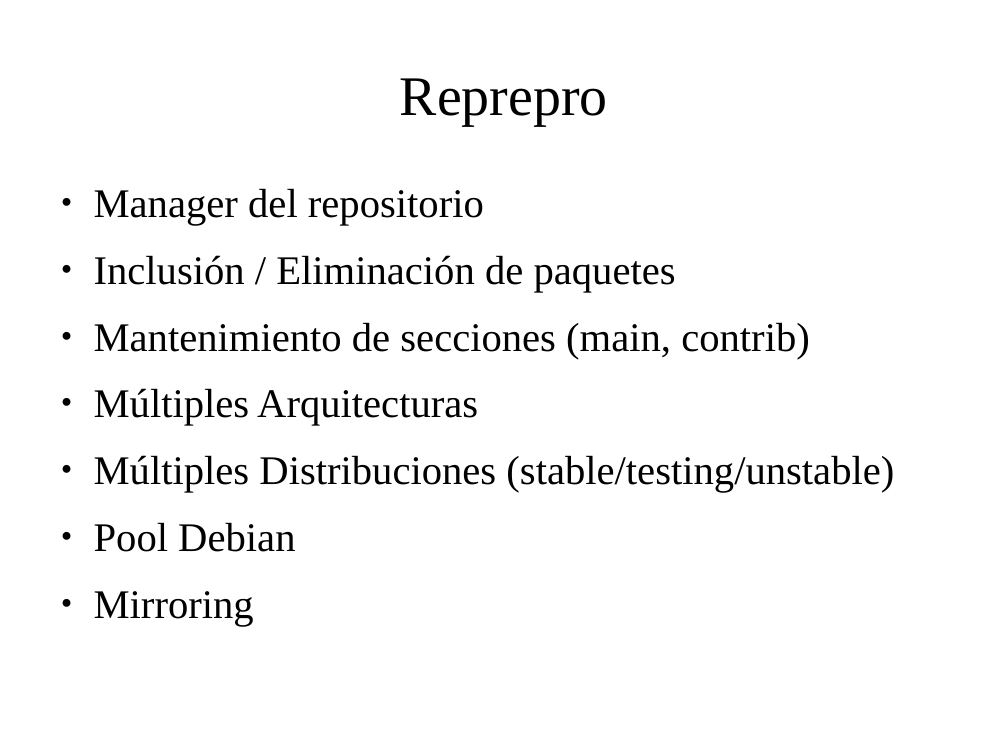
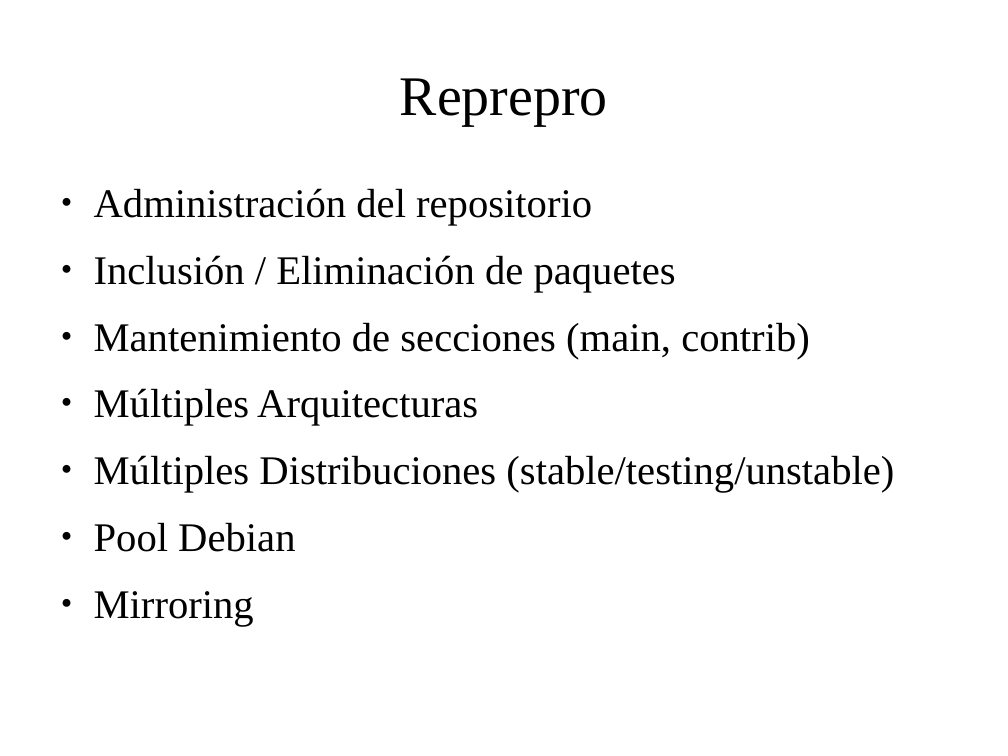
Before and after one commit to HuayraLinux/charlas, a slide deck: slide 7 of talleres/empaquetado/empaquetando.odp. Drawn at 1008x756 pixels with LibreOffice and Linux fonts; fonts in the diff are those of the drawing; background and template pictures are left out. Boxes give left, top, right and bottom in pixels: in the first picture for what was removed or moved away, otherwise in the second. Text is boxed around its words. In the diff, an @@ line names an element or a change of style, - is before the commit and + after.

```diff
--- a/talleres/empaquetado/empaquetando.odp
+++ b/talleres/empaquetado/empaquetando.odp
@@ text at box(94, 188, 592, 225): text changed @@
-● Manager del repositorio
+● Administración del repositorio
```
Also in this commit, not shown: 4 other slides changed, 4 slides added, 1 slide removed, 1 other file.
